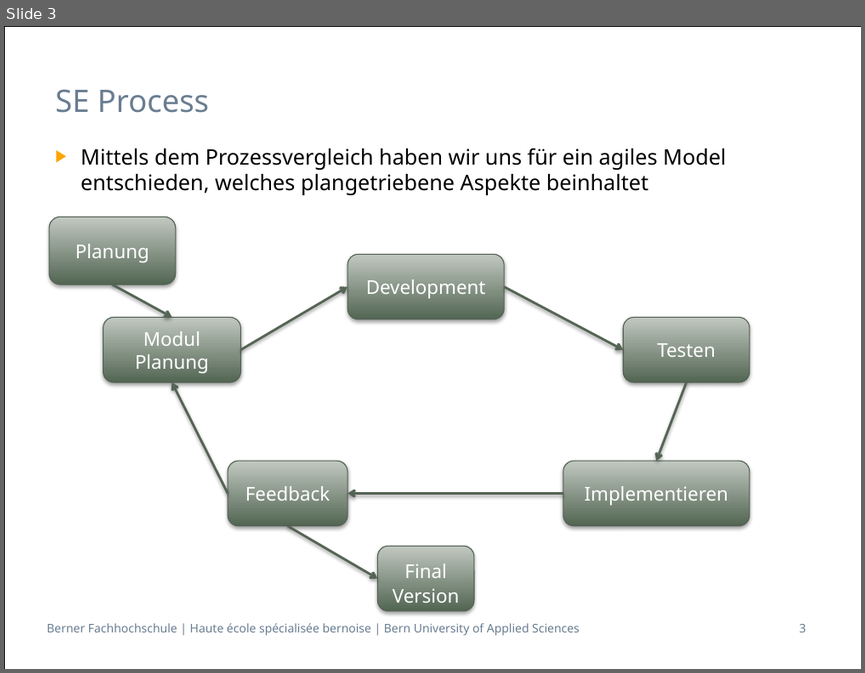
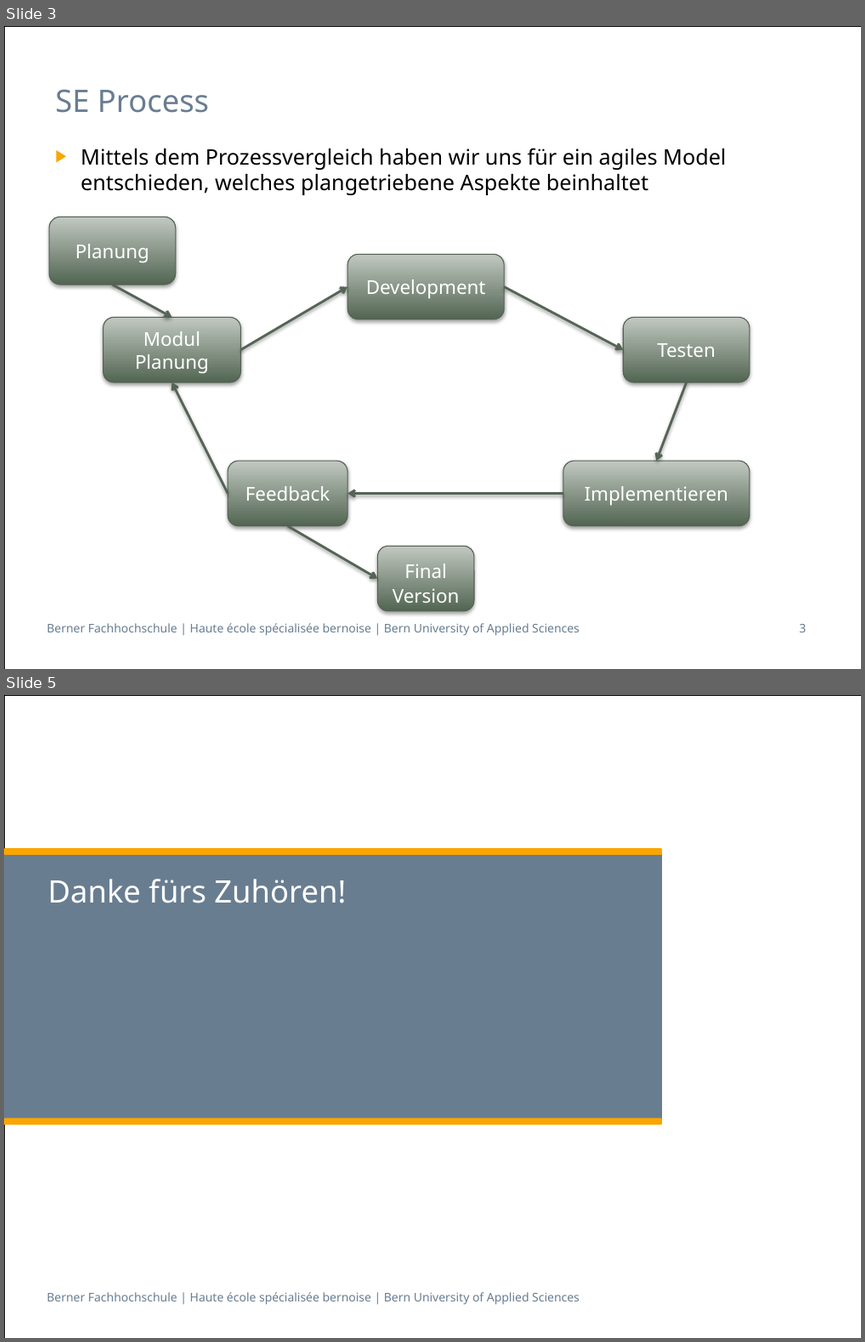
Before and after one commit to zyssm4/ch.bfh.btx8081.w2015.red, a slide deck: doc/Task02/Task02.pptx. Shown one above the other, each under a label of ours: slide 3 before the commit, slides 3 and 5 after it; the slides between them are not shown. The pictures are 865x673 and 865x1342 pixels, drawn with LibreOffice and Linux fonts; fonts in the diff are those of the drawing. Boxes give left, top, right and bottom in pixels: in the first picture for what was removed or moved away, otherwise in the second. Text is boxed around its words. In the diff, an @@ line names an element or a change of style, - is before the commit and + after.

```diff
--- a/doc/Task02/Task02.pptx
+++ b/doc/Task02/Task02.pptx
@@ slide 5 added at (x1=4, y1=695, x2=861, y2=1338), background #FFFFFF; not listed: 2 template elements that a slide beside it also shows @@
@@ rounded rectangle added at (x1=4, y1=851, x2=662, y2=1121), fill #697D91 @@
@@ rounded rectangle added at (x1=4, y1=848, x2=662, y2=855), fill #FAA500 @@
@@ title added at (x1=48, y1=879, x2=346, y2=903), 26 pt, text #FFFFFF @@
+Danke fürs Zuhören!
@@ rounded rectangle added at (x1=4, y1=1118, x2=662, y2=1125), fill #FAA500 @@
```
Also in this commit, not shown: 1 slide changed, 3 slides removed, 1 other file.
